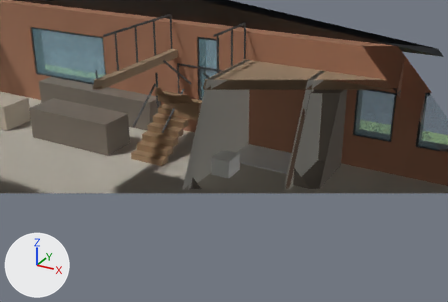
Two versions of the glTF model models/barn.glb, one commit apart.
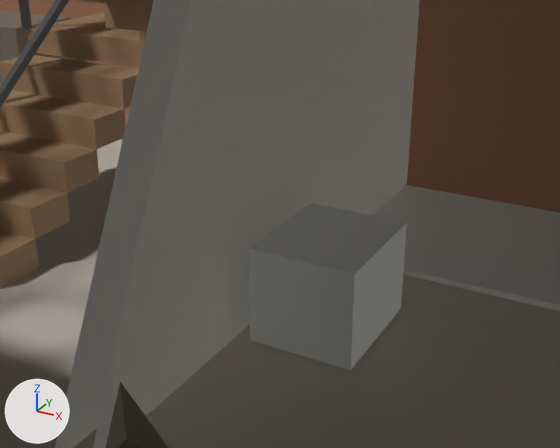
There are two pictures of each version: one from a camera (50 mm lens) standing at (17.66, -15.06, 6.93) and looking at (10.65, -2.31, 0.55), one close up from a camera (50 mm lens) standing at (12.08, -5.29, 1.93) and looking at (10.5, -2.42, 0.49). Arrows for +X, +Y and +Z are at lower left; the lights stay in place. The first two pictures are the older version. Everything nearer to the camera than a plane just in front of the edit is cut away.

The first close-up shows 'ensuite_front_end', 'ensuite_vanity', 'ensuite_wc', 'ground_floor_slab', 'italian_shower', 'stair_half_landing', 'stair_lower_tread_01', 'stair_lower_tread_02', 'stair_lower_tread_03', 'stair_lower_tread_04', 'stair_lower_tread_05', 'tractor_lane_wall_pier_2' and 7 more.
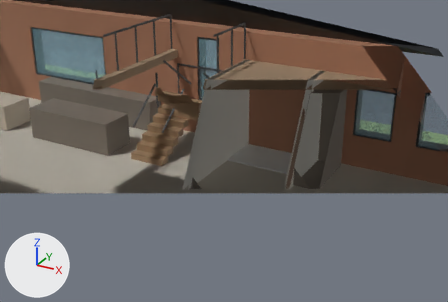
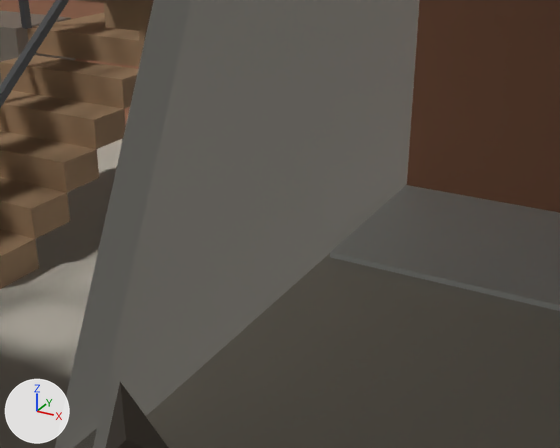
Pixel boxes [x1, y1, x2, y2] of what changed, in the close-ups (560 x 448 px):
'ensuite_wc', deleted
    before: [248, 203, 407, 370]

Patch to the scene script:
```diff
--- a/models/barn.glb.py
+++ b/models/barn.glb.py
@@ ob_ensuite_wc @@
-ob_ensuite_wc = bpy.data.objects.new('ensuite_wc', me_ensuite_wc)
-ob_ensuite_wc.location = (0.0, 0.0, 0.0)
```
